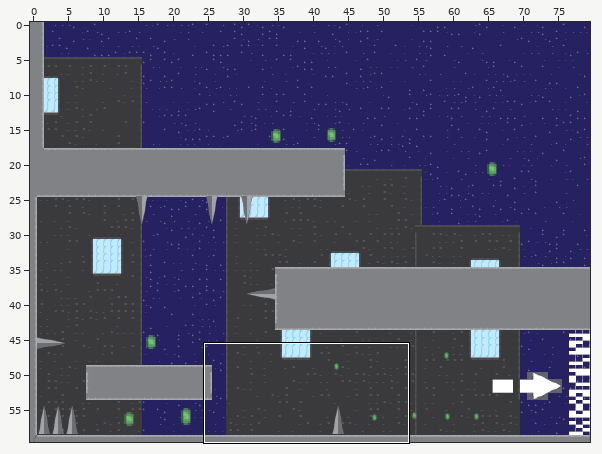
An edit to a level. Tiled map (JSON), assets/Tilemaps/Map1.json. Above: a wide view before the commit, with the close-up outlined.
Close-up. Before:
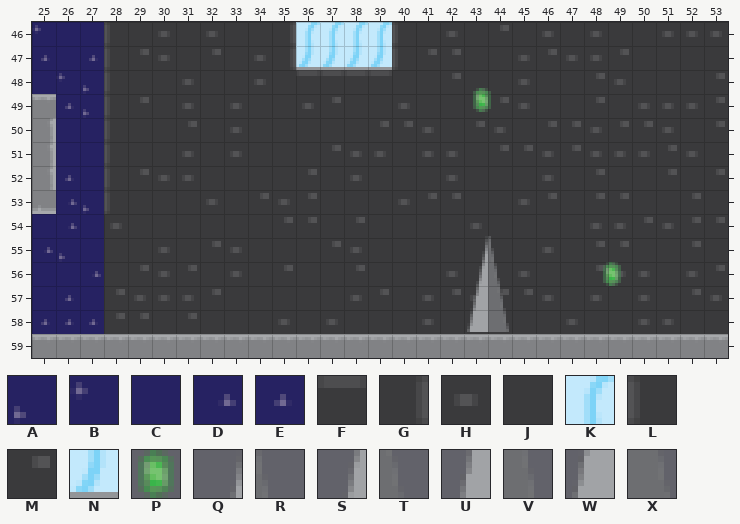
Cells are 8x8 px. Shown: x 25..53, y 46..59. The commit also changed other parts of the map, which this record leaves out.
Key: from "tileset1": A 4, B 5, C 6, D 12, E 13, F 16, G 17, H 18, J 19, K 20, L 25, M 26, N 28, P 30; from "tileset2": Q 78, R 79, S 94, T 95, U 110, V 111, W 126, X 127.
_ is an empty cell, # one hidden under a higher layer.
Objects are placed by their top-left corner, in cells (3,4 is the top-left corner of cell 3,4); size is 1x1 cell unless given.
Layers that did not change in this view are not listed.
Layer "BG" before, first column x 25:
46 BCCLJHJHJJGKKKKLJHJMJHJHJJHHH
47 ECELMHJMJHGNNNNLMMJJHMHHMJJJJ
48 CBALJJHJJHJFFFFJJMJJHJJMHJJJM
49 #EALMJHJHJJHMJJHJJJMHJJMJHHHM
50 #CCLJJMJHJJJJJMMHJMHJMMHMMHJM
51 #CCLJJHJHJJJMHHJHHJMMHMHHHMHJ
52 #ECLMHHJJJJMJHJJJHJJJHJMJJMJM
53 #DALJJJHJMHMJJJHMMJJHMJMMJJMJ
54 CDCHJJJJJJMMJMJJJJHJJJJHHMHMM
55 DACJJHJMHJJJMHJJJJJJJHJMMJJMJ
56 CCDJMHMJHJMJJMJJJHJJHJJMHHJHM
57 CECMHHHMJJJJJHMJHMHMMHJHJHJMH
58 EEEMMJMJJJHJHJJJHJMJJJHJJHHJJ
59 #############################
Layer "Hazard" before, first column x 25:
46 _____________________________
47 _____________________________
48 _____________________________
49 _____________________________
50 _____________________________
51 _____________________________
52 _____________________________
53 _____________________________
54 _____________________________
55 __________________QR_________
56 __________________ST_________
57 __________________UV_________
58 __________________WX_________
59 _____________________________
Objects on layer "Objects" before:
P at 43.2,48.8
P at 48.7,56
The same view after the edit:
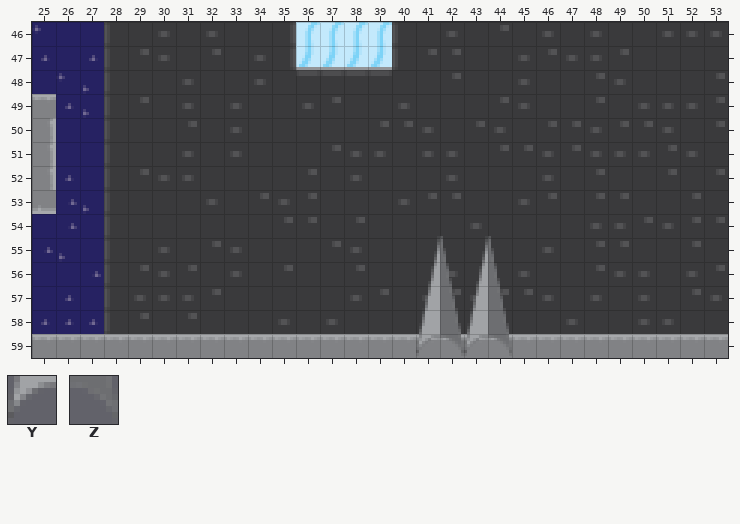
Further tiles: from "tileset2": Y 142, Z 143.
Changes in this commit:
Layer "BG":
The edit turns tile H into tile L in row 54 at x 28.
The edit turns tile J into tile L in rows 55 to 56 at x 28.
The edit turns tile M into tile L in rows 57 to 58 at x 28.
Layer "Hazard":
There is now tile Q in row 55 at x 41.
There is now tile R in row 55 at x 42.
There is now tile S in row 56 at x 41.
There is now tile T in row 56 at x 42.
There is now tile U in row 57 at x 41.
There is now tile V in row 57 at x 42.
There is now tile W in row 58 at x 41.
There is now tile X in row 58 at x 42.
There is now tile Y in row 59 at x 41 and 43.
There is now tile Z in row 59 at x 42 and 44.
Layer "Objects":
Object P at 43.2,48.8 is removed.
Object P at 48.7,56 is removed.
